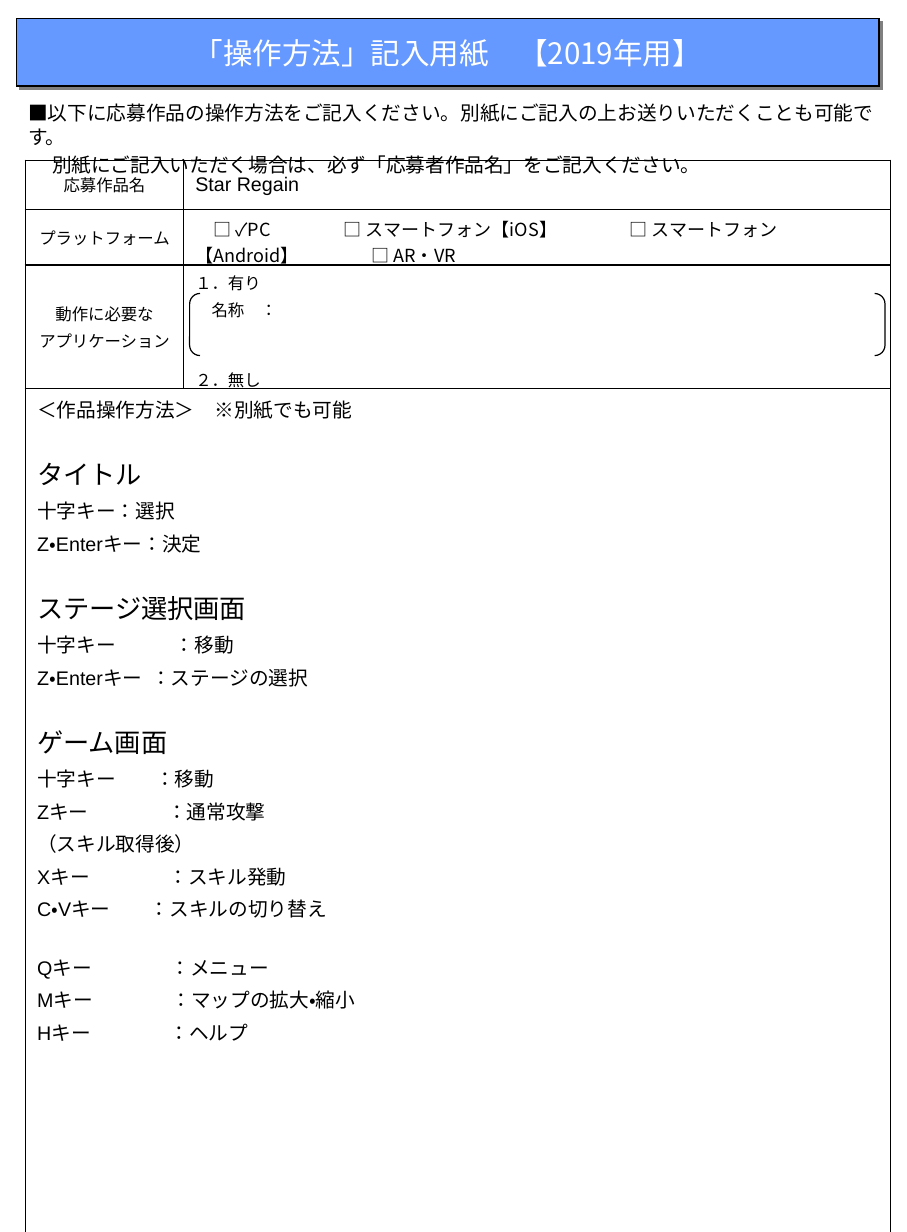
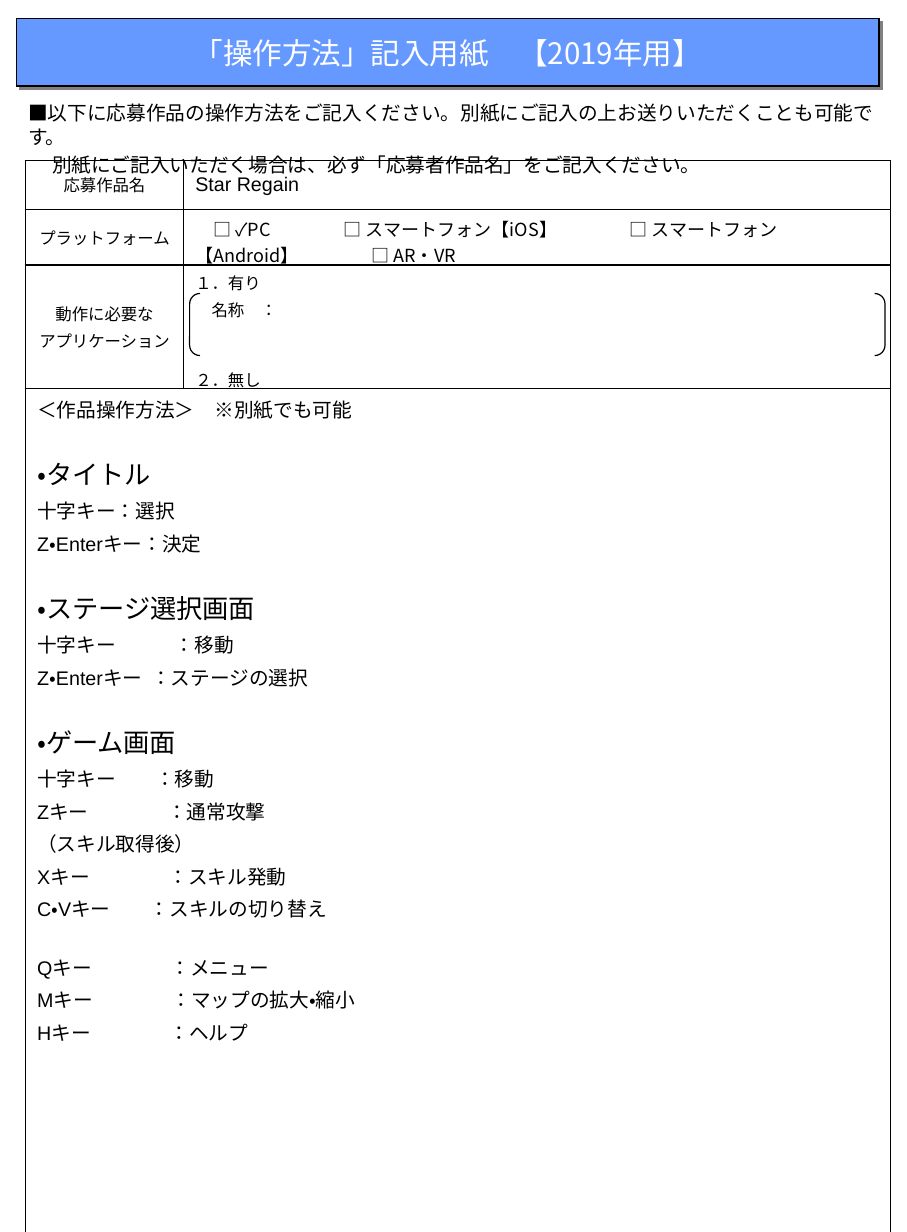
Before and after one commit to r1towww/osore, a slide deck: slide 1 of 2_操作方法フォーマット2019/2_操作方法フォーマット2019.pptx. Drawn at 907x1232 pixels with LibreOffice and Linux fonts; fonts in the diff are those of the drawing. Boxes give left, top, right and bottom in pixels: in the first picture for what was removed or moved away, otherwise in the second. Text is boxed around its words. In the diff, an @@ line names an element or a change of style, - is before the commit and + after.

```diff
--- a/2_操作方法フォーマット2019/2_操作方法フォーマット2019.pptx
+++ b/2_操作方法フォーマット2019/2_操作方法フォーマット2019.pptx
@@ table at (26, 161, 892, 1232) @@
-row 4, column 1: ＜作品操作方法＞ ※別紙でも可能 / タイトル / 十字キー：選択 / Z・Enterキー：決定 / ステージ選択画面 / 十字キー ：移動 / Z・Enterキー ：ステージの選択 / ゲーム画面 / 十字キー ：移動 / Zキー ：通常攻撃 / （スキル取得後） / Xキー ：スキル発動 / C・Vキー ：スキルの切り替え / Qキー ：メニュー / Mキー ：マップの拡大・縮小 / Hキー ：ヘルプ
+row 4, column 1: ＜作品操作方法＞ ※別紙でも可能 / ・タイトル / 十字キー：選択 / Z・Enterキー：決定 / ・ステージ選択画面 / 十字キー ：移動 / Z・Enterキー ：ステージの選択 / ・ゲーム画面 / 十字キー ：移動 / Zキー ：通常攻撃 / （スキル取得後） / Xキー ：スキル発動 / C・Vキー ：スキルの切り替え / Qキー ：メニュー / Mキー ：マップの拡大・縮小 / Hキー ：ヘルプ
```
Also in this commit, not shown: 6 other files.
